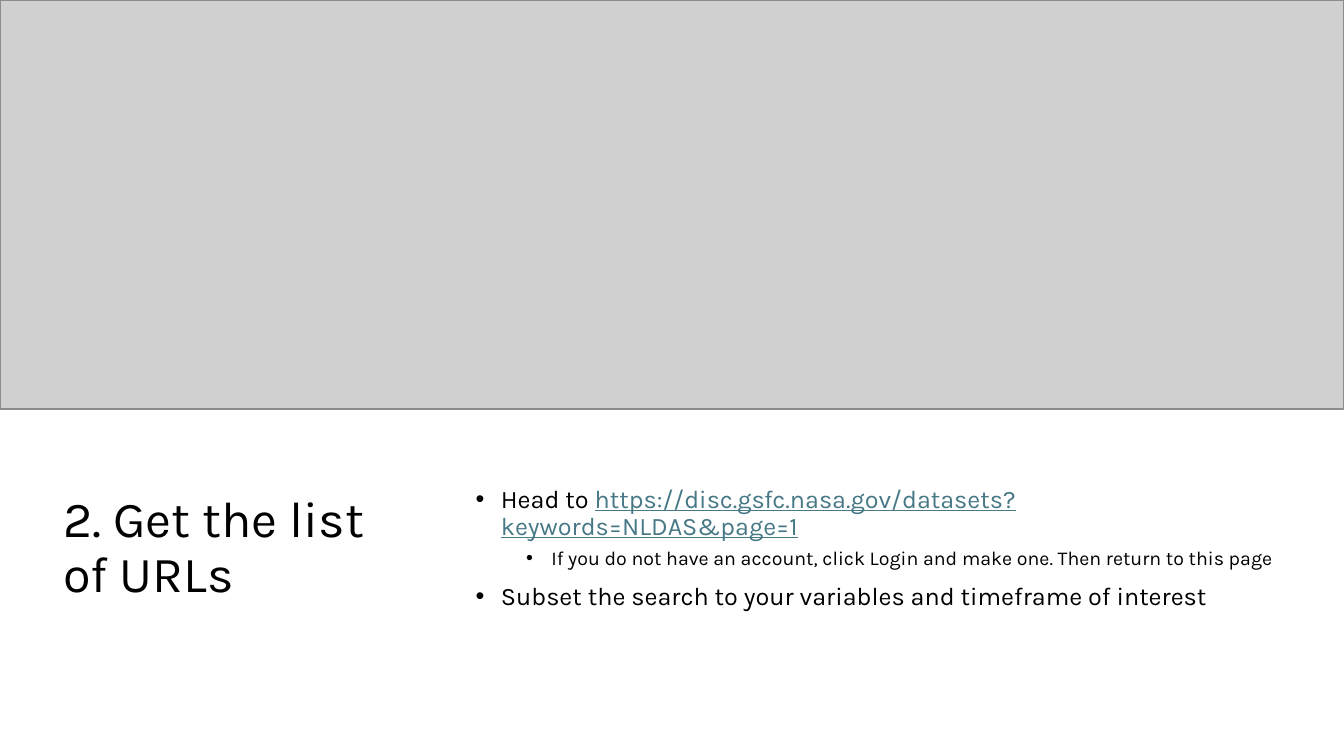
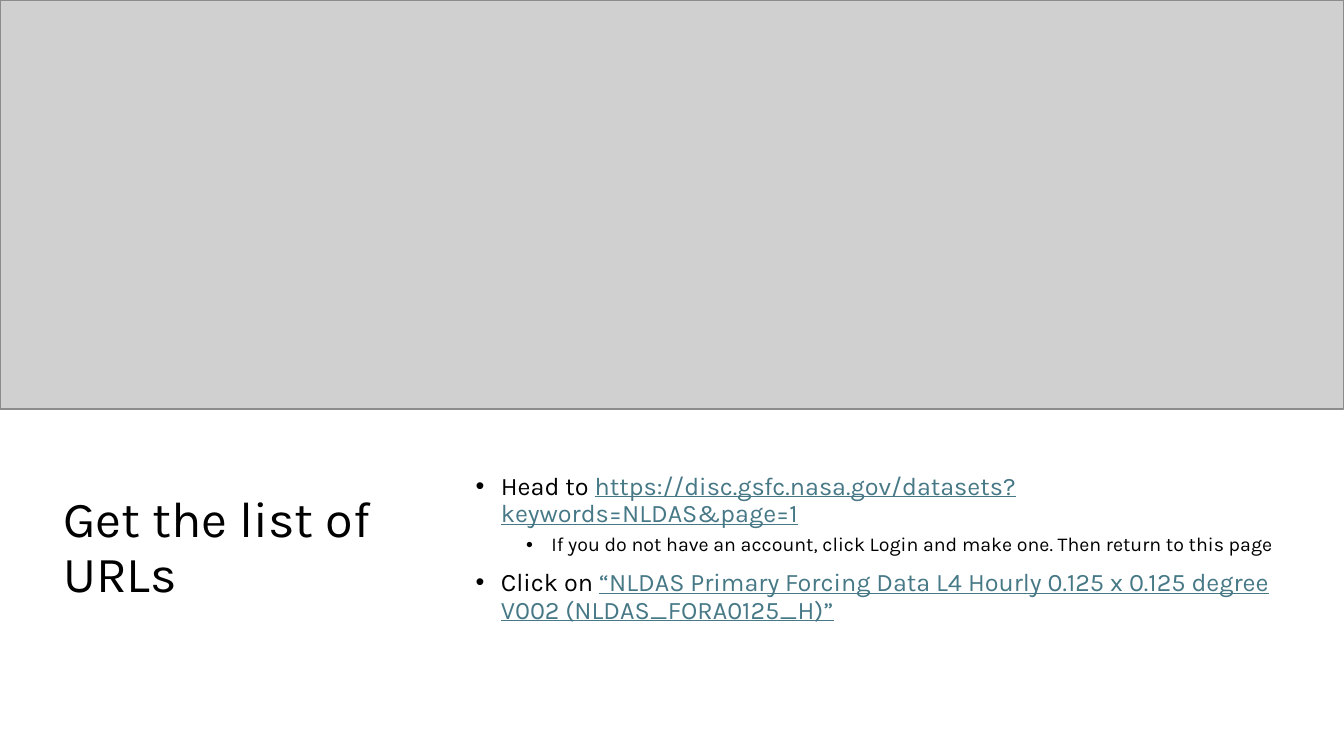
Before and after one commit to eco-kgml/NLDAS2_for_LakeGPT, a slide deck: slide 3 of How_to_NLDAS2 data.pptx. Drawn at 1344x756 pixels with LibreOffice and Linux fonts; fonts in the diff are those of the drawing; grey boxes stand for pictures. Boxes give left, top, right and bottom in pixels: in the first picture for what was removed or moved away, otherwise in the second. Text is boxed around its words. In the diff, an @@ line names an element or a change of style, - is before the commit and + after.

```diff
--- a/How_to_NLDAS2 data.pptx
+++ b/How_to_NLDAS2 data.pptx
@@ title at [63, 502, 371, 593]: text changed @@
-2. Get the list of URLs
+Get the list of URLs
@@ text at [501, 573, 1269, 622]: text changed; text colour #000000 to #467886 @@
-• Subset the search to your variables and timeframe of interest
+• Click on “NLDAS Primary Forcing Data L4 Hourly 0.125 x 0.125 degree V002 (NLDAS_FORA0125_H)”
```
Also in this commit, not shown: 9 other slides changed, 2 slides added, 1 slide removed, 6 other files.
